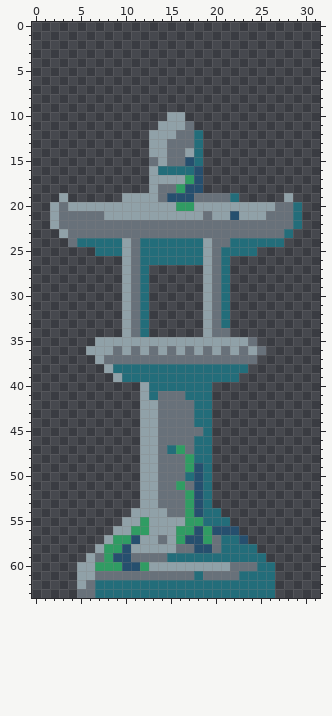
Edited in one commit: pixel-art file (artspace/background/light1.aseprite). Above: the version before the commit.
32x64 pixels, 1 frame.
The same view after the edit:
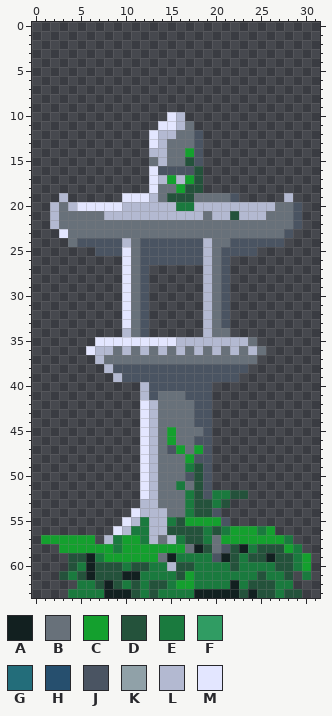
Palette (. is transparent): A #122020  B #68717a  C #14a02e  D #24523b  E #1a7a3e  F #309c63  G #236d7a  H #264f6e  J #4a5462  K #90a1a8  L #b3b9d1  M #e3e6ff
Changes in this commit:
Changed rows in their new state; - is an unchanged pixel.
Layer "Layer 2":
first column x 1:
10 --------------ML--------------
11 -------------MML--------------
12 ------------MLL--J------------
13 ------------ML---J------------
14 ------------LL--CJ------------
15 -------------L--DJ------------
16 ------------MJJJJD------------
17 ------------MLCLCD------------
18 ------------M--CDD------------
19 --L------MMML-DDD----J-----L--
20 -L-LMMMMMLLLLLLEELLLLLLLLL--J-
21 -L-----LLLLLLLLLLL-LLDLLL---J-
22 -L--------------------------J-
23 --M------------------------J--
24 ----JJJJJL-JJJJJJJL--JJJJJJ---
25 ------JJJM-JJJJJJJL-JJJJ------
26 ---------M-JJJJJJJL-J---------
27 ---------M-J------L-J---------
28 ---------M-J------L-J---------
29 ---------M-J------L-J---------
30 ---------M-J------L-J---------
31 ---------M-J------L-J---------
32 ---------M-J------L-J---------
33 ---------M-J------L-J---------
34 ---------L-J------L-----------
35 ------MMMMMMMMMLLLLLLLL-------
36 -----MLL-L-L-L-L-L-L-L-L------
37 ------L-----------------------
38 -------LJJJJJJJJJJJJJJJ-------
39 --------LJJJJJJJJJJJJJ--------
40 -----------LJJJJJJJ-----------
41 -----------LJ---JJJ-----------
42 -----------ML----JJ-----------
43 -----------ML----JJ-----------
44 -----------ML----JJ-----------
45 -----------ML-C---J-----------
46 -----------ML-C--JJ-----------
47 -----------ML-JC-CJ-----------
48 -----------ML---CJJ-----------
49 -----------ML---EDJ-----------
50 -----------ML---JDJ-----------
51 -----------ML--E-DJ-----------
52 -----------ML---EDJEEDD-------
53 -----------LL---EDDED---------
54 ----------MLLL--EDDJ----------
55 ---------MLELLEDCCCCJ---------
56 --------MLEELLDDDDEDECCCEC----
57 CCCCCC-LECCEL-LEDDE-CCCCCCCE--
58 --CCCCCCECCCCCCC-AD-JDAEDDDCE-
59 ---DDAECCCCCC-AEEEEJADEDDADDEC
60 ---DEADDDEDDEELDDEEEEDEEEEDDEC
61 --DEDADDDAAEEEEDCEEEEEEEDEED-E
62 ----EEDADEDEDDECCEEEEAEDDDEE--
63 ---EEEEAAADEDEEEEAAAAADADDEDD-
